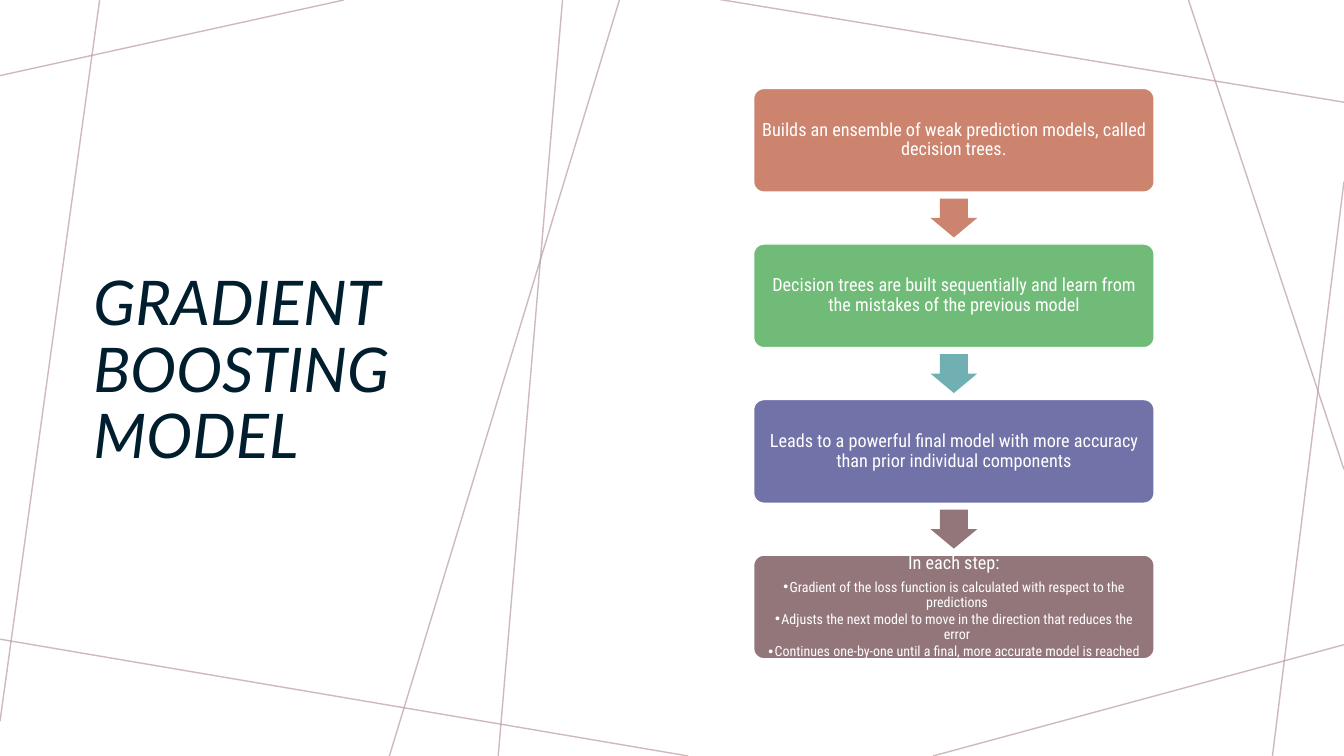
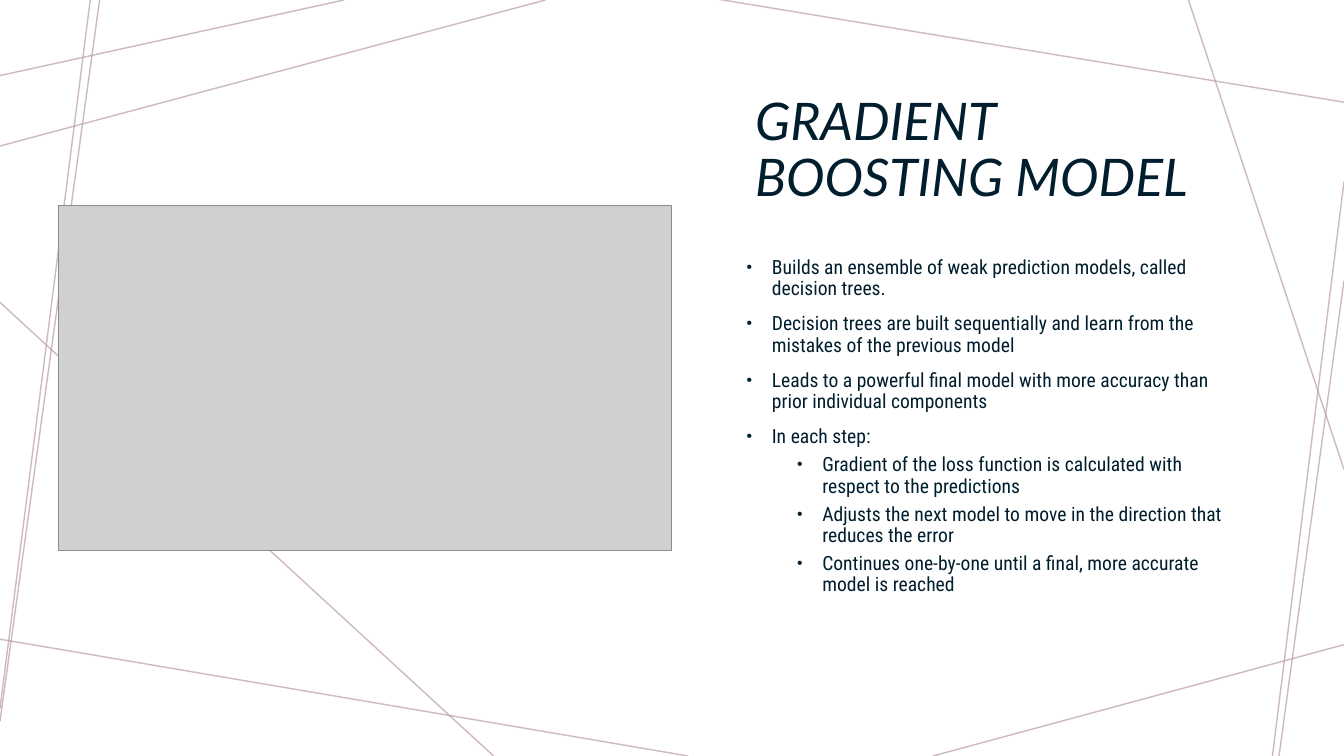
Before and after one commit to ramiwalid/FinalProjectCS301, a slide deck: slide 8 of FinalProjectCS301.pptx. Drawn at 1344x756 pixels with LibreOffice and Linux fonts; fonts in the diff are those of the drawing; grey boxes stand for pictures. Boxes give left, top, right and bottom in pixels: in the first picture for what was removed or moved away, otherwise in the second. Text is boxed around its words. In the diff, an @@ line names an element or a change of style, - is before the commit and + after.

Commit message:
Added Gradient Boosting Visual

```diff
--- a/FinalProjectCS301.pptx
+++ b/FinalProjectCS301.pptx
@@ line moved from (563, 0) - (498, 756) to (91, 0) - (0, 709) @@
@@ line added from (545, 0) to (0, 146), #BA9CA0 1 pt @@
@@ line removed from (620, 0) to (389, 756) @@
@@ title "GRADIENT BOOSTING MODEL": place and size @@
-title "GRADIENT BOOSTING MODEL" at [93,280,389,459]
+title "GRADIENT BOOSTING MODEL" at [755,102,1187,197]
@@ title "GRADIENT BOOSTING MODEL" at [755,102,1187,197]: size 44 to 37 pt @@
@@ picture added at [58,206,671,551] @@
@@ text added at [772,259,1221,592], 14 pt, text #001E2E @@
+• Builds an ensemble of weak prediction models, called decision trees.
+• Decision trees are built sequentially and learn from the mistakes of the previous model
+• Leads to a powerful final model with more accuracy than prior individual components
+• In each step:
+  • Gradient of the loss function is calculated with respect to the predictions
+  • Adjusts the next model to move in the direction that reduces the error
+  • Continues one-by-one until a final, more accurate model is reached
@@ line added from (1344, 281) to (1279, 756), #BA9CA0 1 pt @@
@@ line added from (494, 756) to (0, 302), #BA9CA0 1 pt @@
@@ group removed at [754,89,1154,660]: 4 rounded rectangles, 4 texts, 3 right arrows @@
-Builds an ensemble of weak prediction models, called decision trees.
-Decision trees are built sequentially and learn from the mistakes of the previous model
-Leads to a powerful final model with more accuracy than prior individual components
-In each step:
-  • Gradient of the loss function is calculated with respect to the predictions
-  • Adjusts the next model to move in the direction that reduces the error
-  • Continues one-by-one until a final, more accurate model is reached
```
